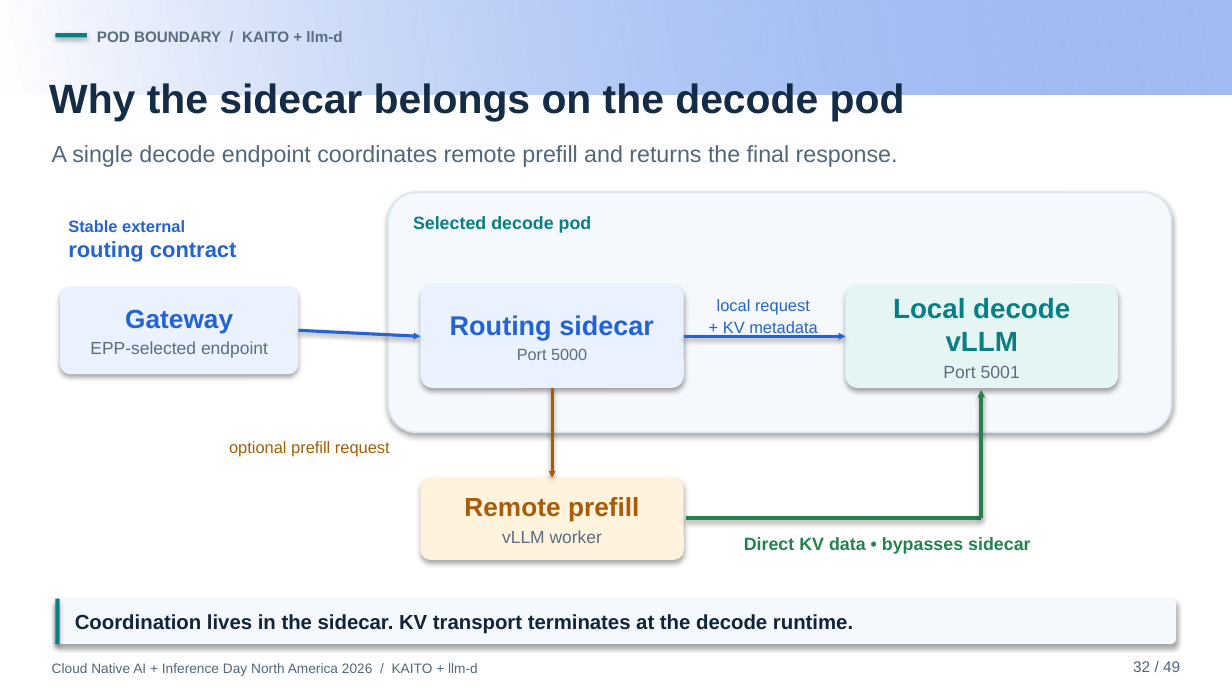
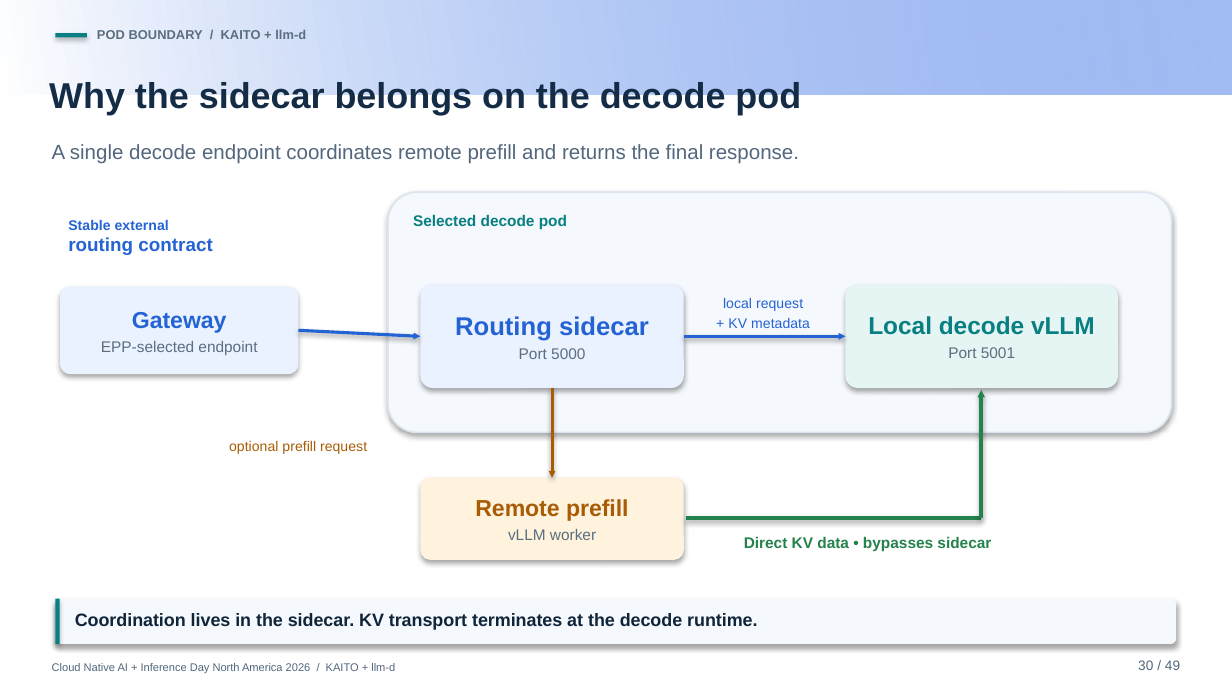
Before and after one commit to andyzhangx/demo, a slide deck: slide 30 of llm/pd-disaggregation/kubecon-na-2026-pd-disaggregation-kaito-llmd.pptx (slide 32 before the commit). Drawn at 1232x693 pixels with LibreOffice and Linux fonts; fonts in the diff are those of the drawing; background and template pictures are left out. Boxes give left, top, right and bottom in pixels: in the first picture for what was removed or moved away, otherwise in the second. Text is boxed around its words. In the diff, an @@ line names an element or a change of style, - is before the commit and + after.

```diff
--- a/llm/pd-disaggregation/kubecon-na-2026-pd-disaggregation-kaito-llmd.pptx
+++ b/llm/pd-disaggregation/kubecon-na-2026-pd-disaggregation-kaito-llmd.pptx
@@ text "POD BOUNDARY / KAITO + ..." at bbox=[97, 30, 306, 39]: size 8.9 to 7.5 pt @@
@@ text "Why the sidecar belongs on ..." at bbox=[49, 82, 801, 115]: size 23.9 to 21 pt @@
@@ text "A single decode endpoint coordinates ..." at bbox=[52, 144, 799, 164]: size 13.6 to 12 pt @@
@@ text "Stable external routing contract" at bbox=[68, 220, 212, 255]: size 9.6 to 8.2 pt in "Stable external"; size 12.8 to 11 pt in "routing contract" @@
@@ text "Selected decode pod" at bbox=[413, 214, 567, 230]: size 10.4 to 9 pt @@
@@ rounded rectangle "Gateway" at bbox=[60, 287, 299, 375]: size 15.3 to 13.5 pt in "Gateway"; size 10.2 to 9 pt in "EPP-selected endpoint" @@
@@ rounded rectangle "Routing sidecar" at bbox=[420, 285, 684, 388]: size 15.8 to 15 pt in "Routing sidecar"; size 9.5 to 9 pt in "Port 5000" @@
@@ text "local request" at bbox=[723, 298, 810, 328]: size 9.6 to 8.2 pt @@
@@ rounded rectangle "Local decode vLLM" at bbox=[845, 285, 1117, 388]: size 16.2 to 14.2 pt in "Local decode vLLM"; size 10.2 to 9 pt in "Port 5001" @@
@@ text "optional prefill request" at bbox=[229, 441, 367, 454]: size 9.6 to 8.2 pt @@
@@ rounded rectangle "Remote prefill" at bbox=[420, 478, 684, 561]: size 15.3 to 13.5 pt in "Remote prefill"; size 10.2 to 9 pt in "vLLM worker" @@
@@ text "Direct KV data • bypasses ..." at bbox=[744, 536, 991, 552]: size 10.4 to 9 pt @@
@@ text "Coordination lives in the sidecar. ..." at bbox=[75, 613, 757, 630]: size 11.9 to 10.5 pt @@
@@ text "Cloud Native AI + Inference ..." at bbox=[52, 663, 395, 673]: size 8 to 6.5 pt @@
@@ text at bbox=[1138, 660, 1180, 670]: text changed; size 9 to 8 pt @@
-32 / 49
+30 / 49
```
Also in this commit, not shown: 45 other slides changed, 2 slides added, 2 slides removed.
